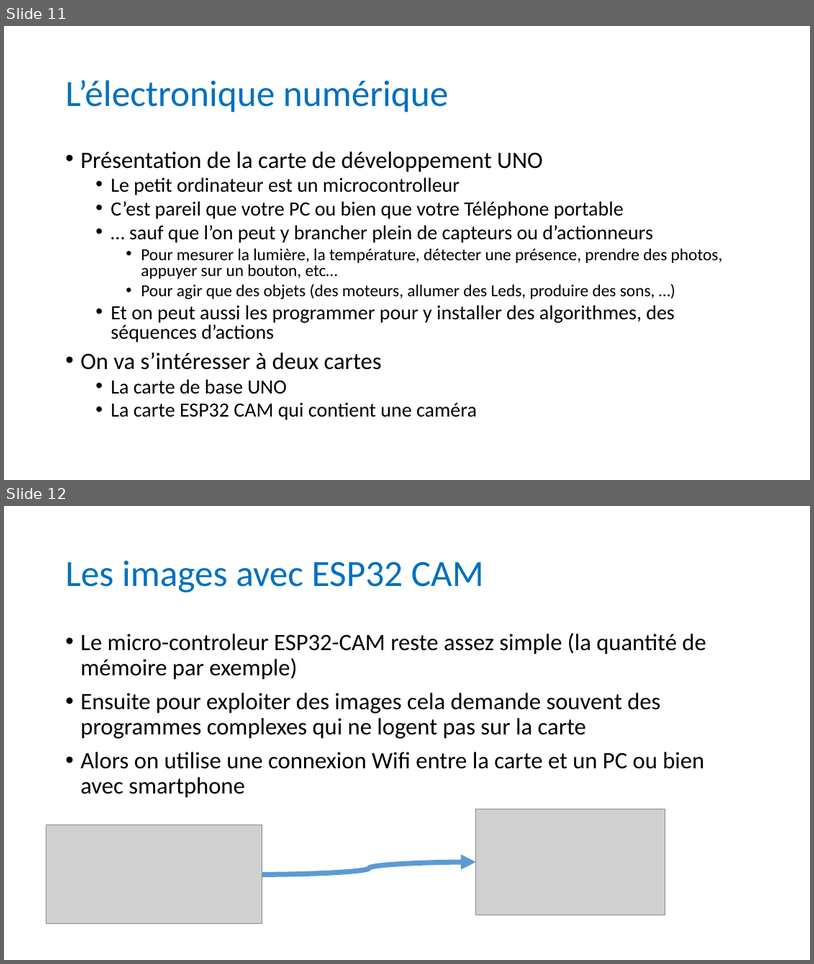
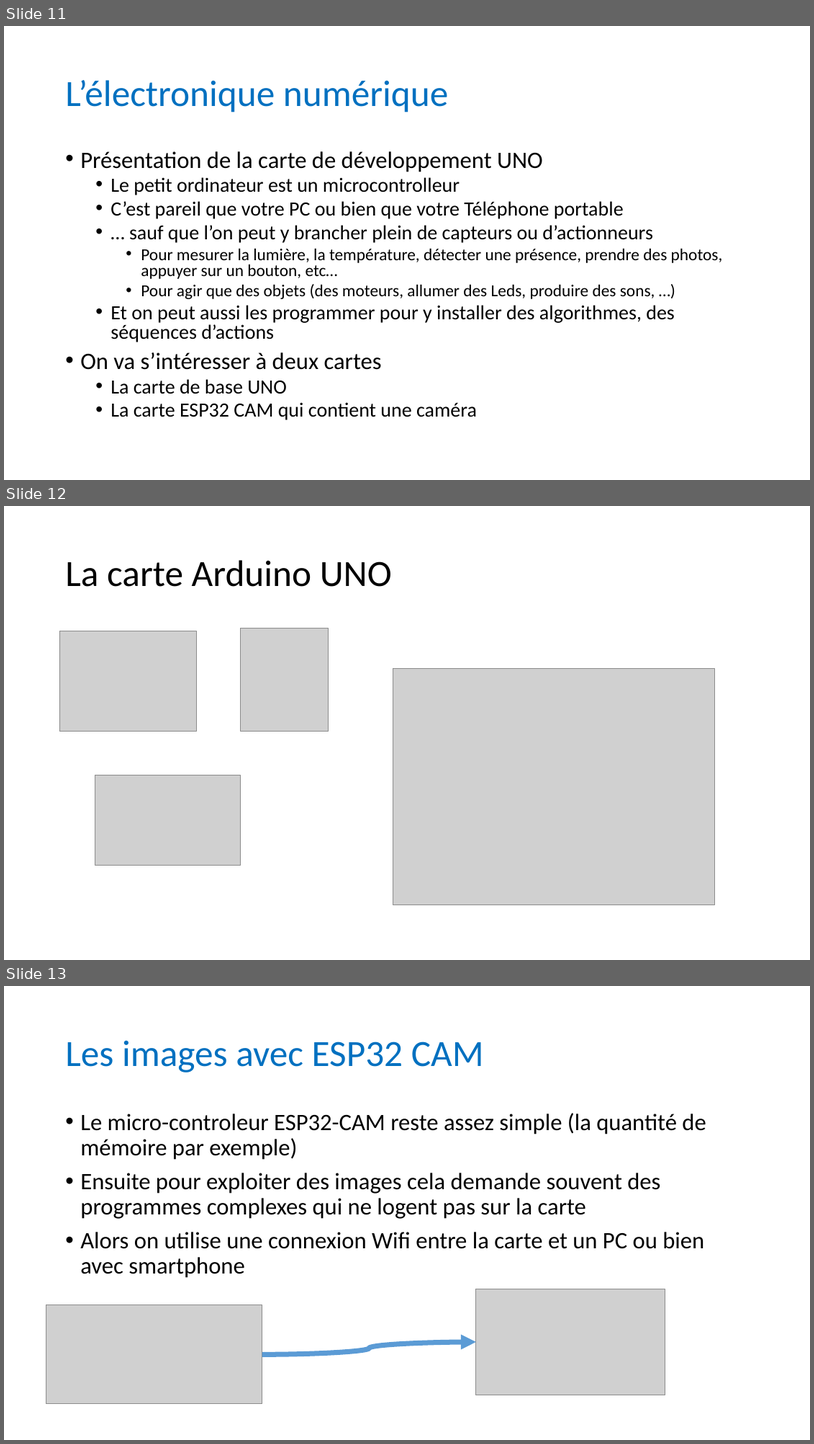
Before and after one commit to anumby-source/RobotServiceJeunesse2023, a slide deck: Journée du 5 mai 2023.pptx. Shown one above the other, each under a label of ours: slides 11 and 12 before the commit, slides 11, 12 and 13 after it. The pictures are 814x964 and 814x1444 pixels, drawn with LibreOffice and Linux fonts; fonts in the diff are those of the drawing; grey boxes stand for pictures. Boxes give left, top, right and bottom in pixels: in the first picture for what was removed or moved away, otherwise in the second. Text is boxed around its words. In the diff, an @@ line names an element or a change of style, - is before the commit and + after.

Commit message:
Evolutions des programmes .ino Présentation pour la journée du 5 mai

```diff
--- a/Journée du 5 mai 2023.pptx
+++ b/Journée du 5 mai 2023.pptx
@@ slide 12 added at box(4, 506, 810, 960), background #FFFFFF @@
@@ title added at box(65, 560, 392, 587), 44 pt, text #000000 @@
+La carte Arduino UNO
@@ picture added at box(59, 631, 197, 731) @@
@@ picture added at box(241, 628, 328, 731) @@
@@ picture added at box(393, 669, 715, 905) @@
@@ picture added at box(95, 775, 241, 865) @@
@@ what was slide 12 is now slide 13 @@
```
